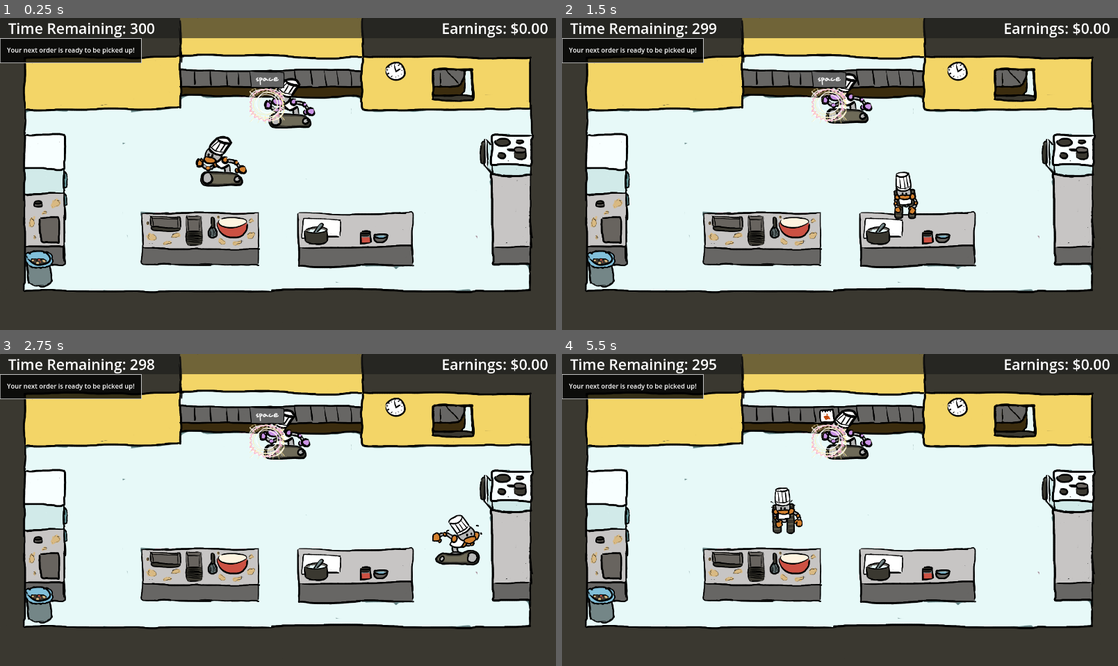
Above: before the commit, frames 1-4 (two rows, left to right).
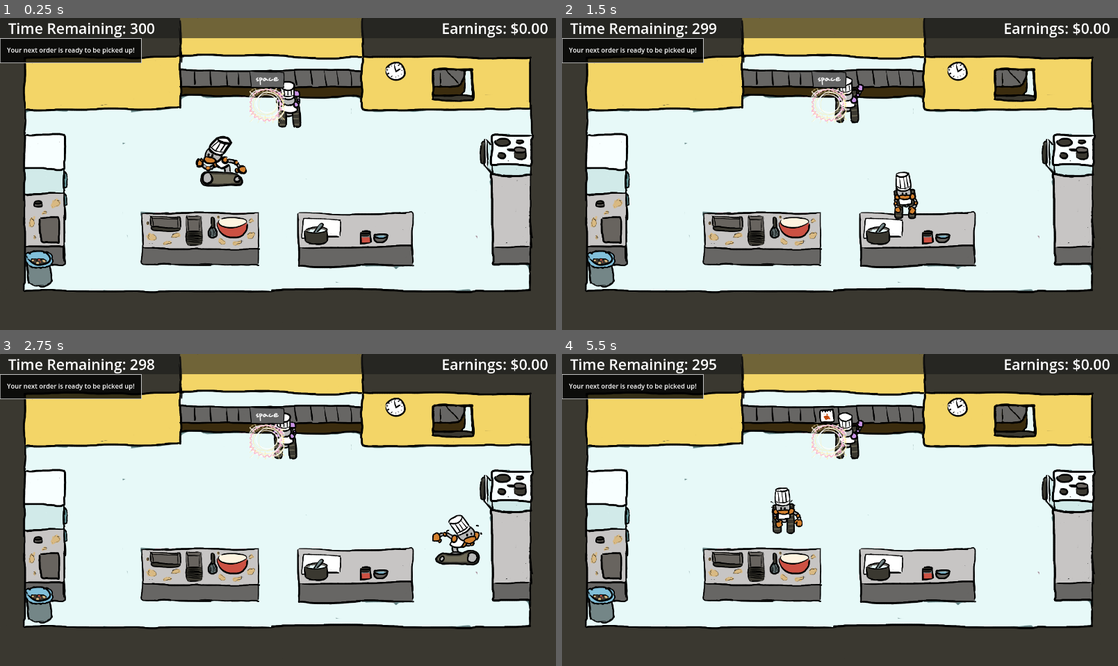
Above: after the commit, the same moments.

Repository: yanalex981/Tasty-Treads
Game: Godot game, scene res://Scenes/game.tscn
The game is run twice, just before and just after one commit, with the same random seed, the same clock (stepped at 60 frames per second) and the same inputs. The engine's default icon, where the game draws it, is replaced by a stand-in: a white triangle on a blue panel in a dark square.
Inputs:
- Up to frame 1 (0.25 s): no input
- Up to frame 2 (1.5 s): hold D (right) 0.53-1.28 s; tap Space (interact) at 0.6, 1.35 s; hold S (down) from 1.28 s (still down)
- Up to frame 3 (2.75 s): release S (down) at 2.03 s; hold D (right) from 2.03 s (still down); tap Space (interact) at 2.1 s
- Up to frame 4 (5.5 s): release D (right) at 2.78 s; hold W (up) 2.78-3.53 s; tap Space (interact) every 0.75 s from 2.85 to 5.1 s; hold A (left) 3.53-5.03 s; hold S (down) from 5.03 s (still down)

The runs differ from the first frame. In frame 1, 0.7% of the frame differs, in the area x 47-57%, y 19-36%; in frame 2, 0.7%; in frame 3, 0.7%; in frame 4, 0.8%, in the area x 46-56%, y 17-34%.
Error in both runs: Invalid access to property or key 'next_order' on a base object of type 'Node (OrderSpawner)'. (res://Scripts/Kitchen.gd:31)

Commit message:
forgot about animation

Diff:
--- a/Scripts/Droid.gd
+++ b/Scripts/Droid.gd
@@ -19,6 +19,8 @@
 		var direction = global_position.direction_to(next_location)
 		self.velocity = direction.normalized() * 500
 
+		$tree.direction = direction
+
 		move_and_slide()
 
 func _on_reachable_area_entered(area):
@@ -30,6 +32,9 @@
 		order_tracker.current_order = order_spawner.spawn_order()
 
 #	await get_tree().create_timer(2.0).timeout
+	if order_tracker.progress >= order_tracker.current_order.recipe_steps.size():
+		order_tracker.complete_order()
+#		order_tracker.current_order = order_spawner.spawn_order()
 
 	order_tracker.next_step()
 	target_position = order_tracker.next_location()
